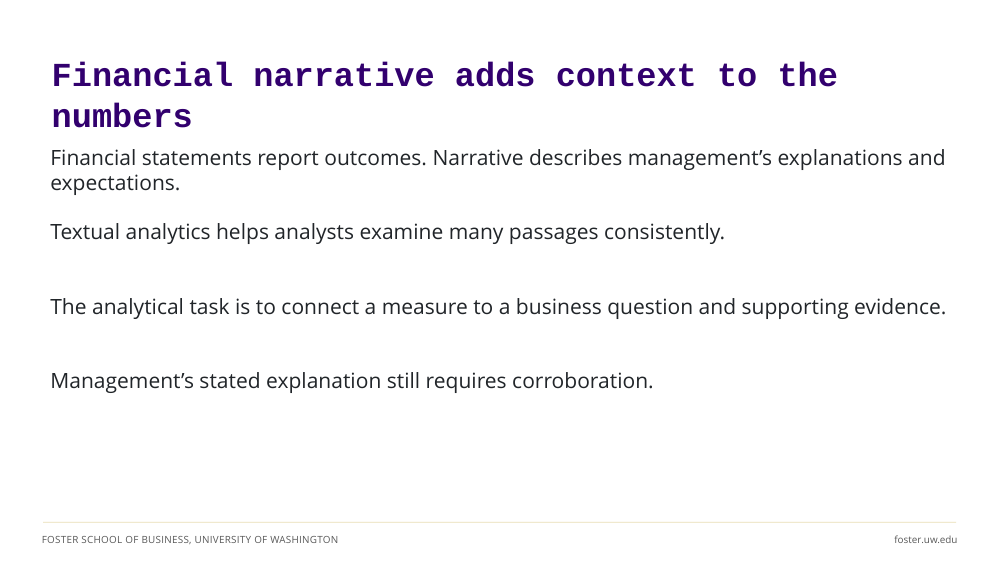
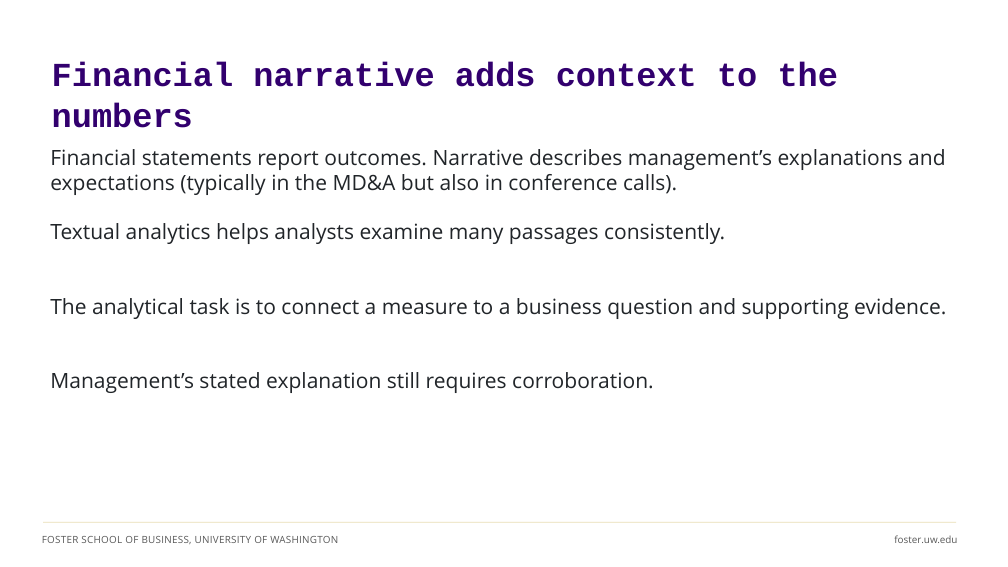
Before and after one commit to ashercurtis/slides.io, a slide deck: slide 8 of ACCTG522/ACCTG522Class08_2026.pptx (slide 15 before the commit). Drawn at 1008x567 pixels with LibreOffice and Linux fonts; fonts in the diff are those of the drawing. Boxes give left, top, right and bottom in pixels: in the first picture for what was removed or moved away, otherwise in the second. Text is boxed around its words. In the diff, an @@ line names an element or a change of style, - is before the commit and + after.

```diff
--- a/ACCTG522/ACCTG522Class08_2026.pptx
+++ b/ACCTG522/ACCTG522Class08_2026.pptx
@@ text at box(50, 149, 945, 195): text changed @@
-Financial statements report outcomes. Narrative describes management’s explanations and expectations.
+Financial statements report outcomes. Narrative describes management’s explanations and expectations (typically in the MD&A but also in conference calls).
```
Also in this commit, not shown: 4 other slides changed, 8 slides added, 27 slides removed.
